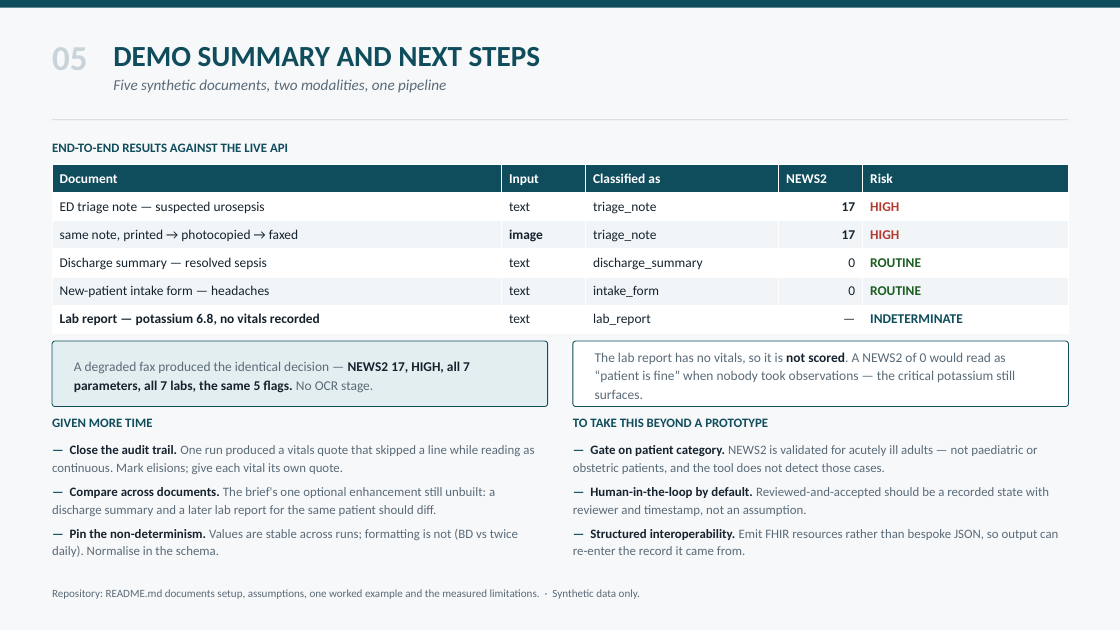
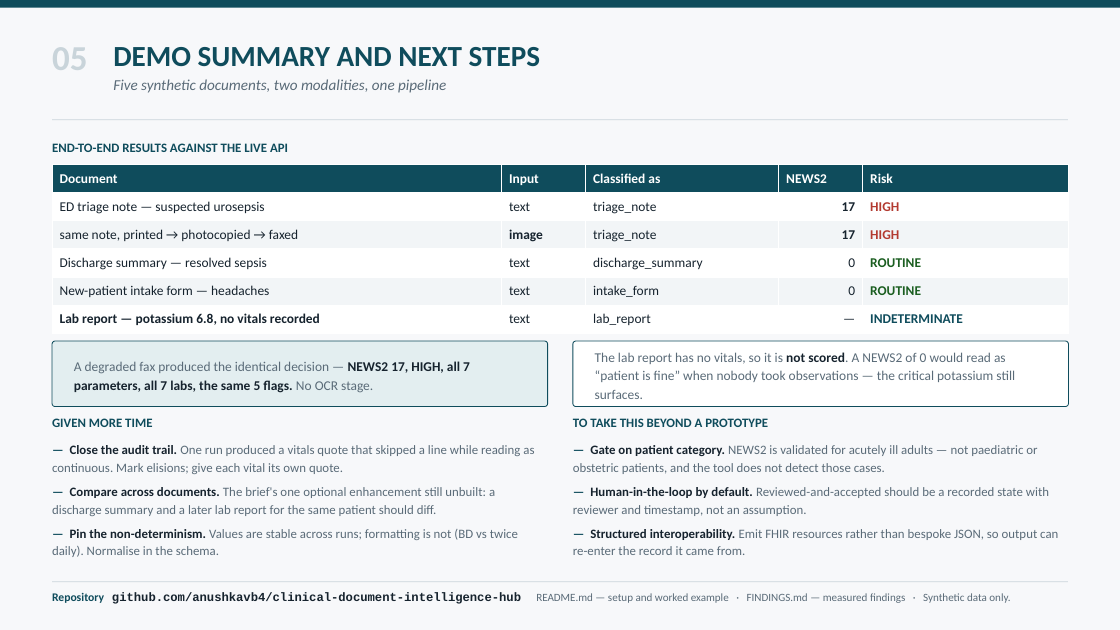
Before and after one commit to anushkavb4/clinical-document-intelligence-hub, a slide deck: slide 5 of Clinical_Document_Intelligence_Hub_deck.pptx. Drawn at 1120x630 pixels with LibreOffice and Linux fonts; fonts in the diff are those of the drawing. Boxes give left, top, right and bottom in pixels: in the first picture for what was removed or moved away, otherwise in the second. Text is boxed around its words. In the diff, an @@ line names an element or a change of style, - is before the commit and + after.

```diff
--- a/Clinical_Document_Intelligence_Hub_deck.pptx
+++ b/Clinical_Document_Intelligence_Hub_deck.pptx
@@ text at (52,593,1010,604): text changed @@
-Repository: README.md documents setup, assumptions, one worked example and the measured limitations. · Synthetic data only.
+Repository github.com/anushkavb4/clinical-document-intelligence-hub README.md — setup and worked example · FINDINGS.md — measured findings · Synthetic data only.
@@ rectangle added at (52,581,1068,582), fill #C9D4DA @@
```
Also in this commit, not shown: 3 other files.
